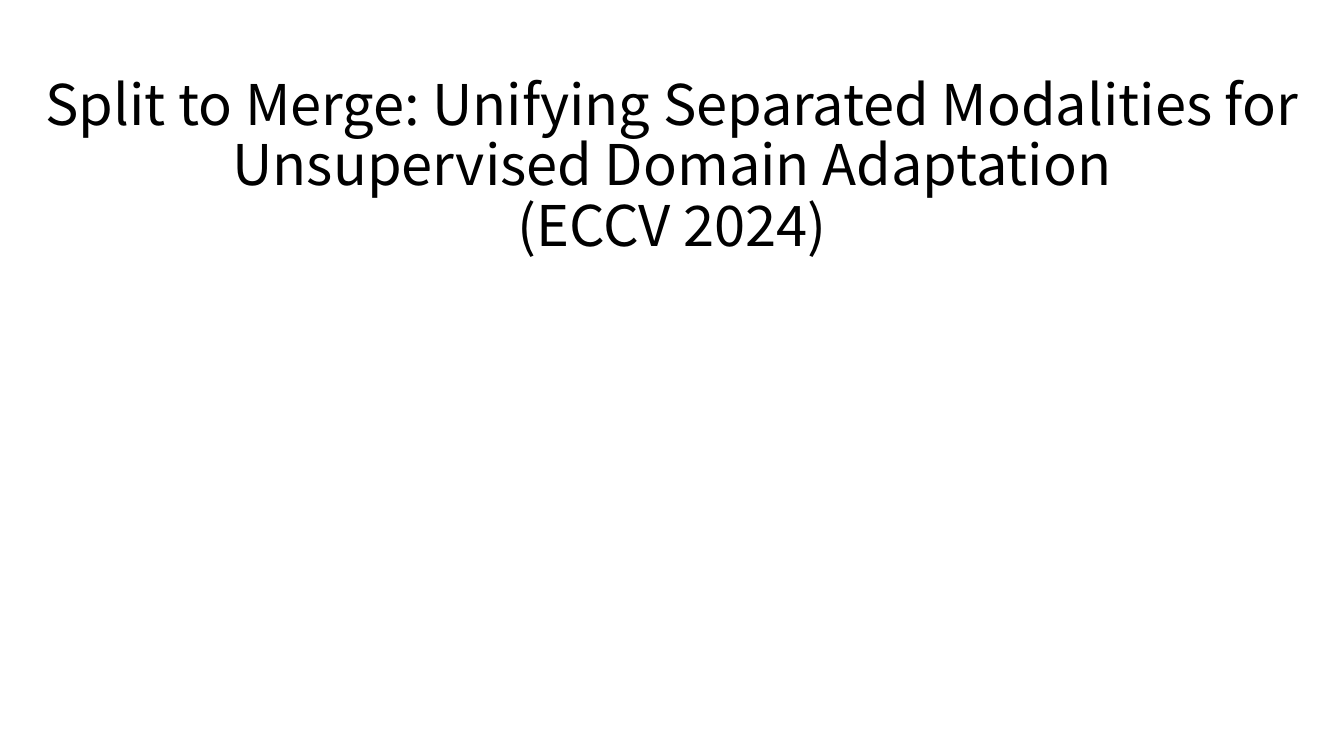
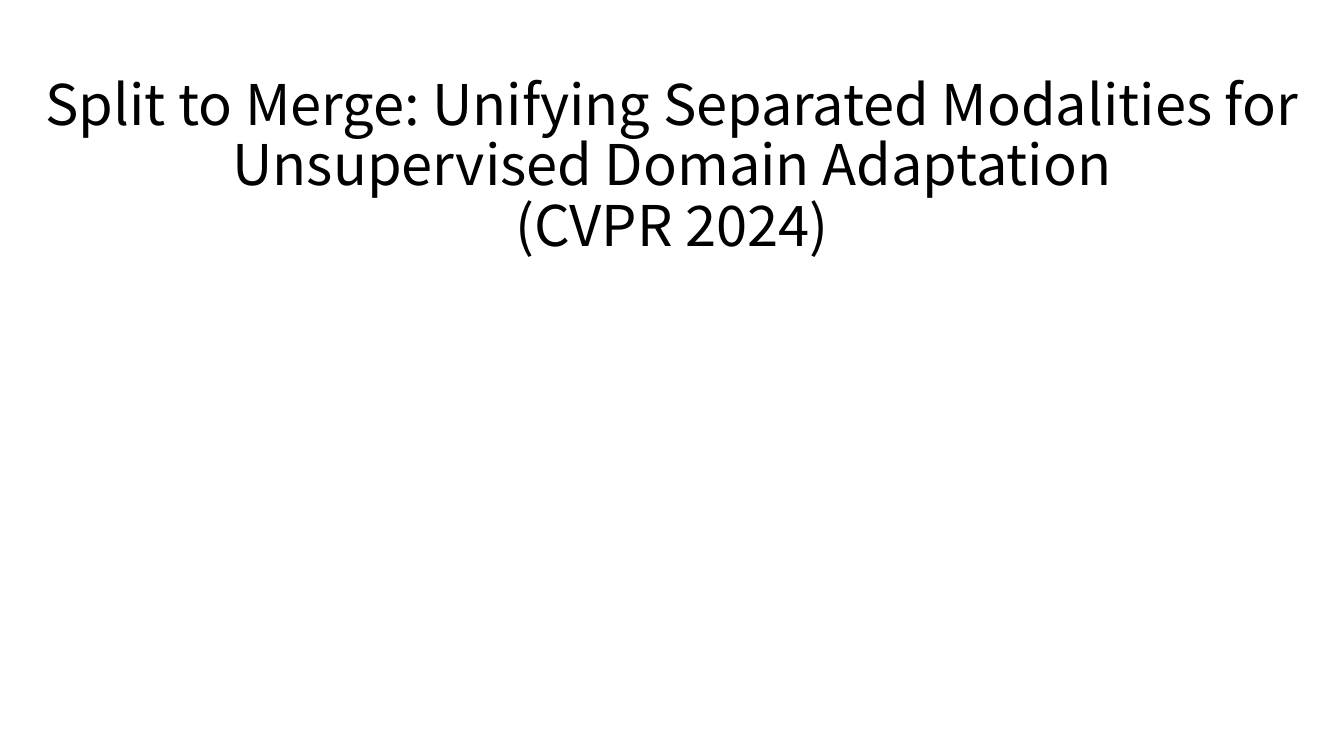
Before and after one commit to hbcho03/cvpr, a slide deck: slide 18 of CVPR/논문/DA(ECCV) PPT.pptx. Drawn at 1344x756 pixels with LibreOffice and Linux fonts; fonts in the diff are those of the drawing. Boxes give left, top, right and bottom in pixels: in the first picture for what was removed or moved away, otherwise in the second. Text is boxed around its words. In the diff, an @@ line names an element or a change of style, - is before the commit and + after.

```diff
--- a/CVPR/논문/DA(ECCV) PPT.pptx
+++ b/CVPR/논문/DA(ECCV) PPT.pptx
@@ title at (46,79,1298,257): text changed @@
-Split to Merge: Unifying Separated Modalities for Unsupervised Domain Adaptation
-(ECCV 2024)
+Split to Merge: Unifying Separated Modalities for Unsupervised Domain Adaptation
+(CVPR 2024)
```
Also in this commit, not shown: 14 other slides changed.
